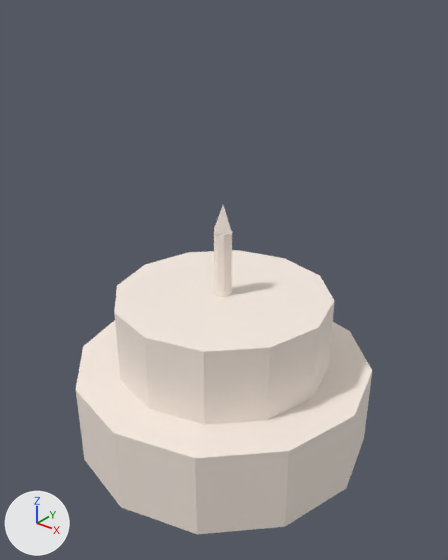
The glTF model public/studio/v2.15.0/d_cake/model.glb, before and after one commit.
Rendered twice from a camera (50 mm lens) standing at (3.15, -3.93, 4.07) and looking at (0.07, -0.07, 1.68). Every picture has the same lights, and +X, +Y and +Z are marked at lower left. The older version comes first. Where no turn or scale is listed for an object, it has been applied to the vertices.

The older version as bpy lines, for what is in view:
```python
me_geometry_0 = bpy.data.meshes.new('geometry_0')
me_geometry_0.from_pydata(...)  # a 12-sided cylinder along z spanning x -1.4..1.4, y -1.4..1.4, z 0.0..0.8
me_geometry_0.materials.append(mat_defaultmaterial)
me_geometry_1 = bpy.data.meshes.new('geometry_1')
me_geometry_1.from_pydata(...)  # a 12-sided cylinder along z spanning x -1.0..1.0, y -1.0..1.0, z 0.8..1.5
me_geometry_1.materials.append(mat_defaultmaterial_001)
me_geometry_2 = bpy.data.meshes.new('geometry_2')
me_geometry_2.from_pydata(...)  # an 8-sided cylinder along z spanning x -0.08..0.08, y -0.08..0.08, z 1.5..2.1
me_geometry_2.materials.append(mat_defaultmaterial_002)
ob_part0 = bpy.data.objects.new('part0', me_geometry_0)
ob_part0.location = (0.0, 0.0, 0.0)
ob_part1 = bpy.data.objects.new('part1', me_geometry_1)
ob_part1.location = (0.0, 0.0, 0.0)
ob_part2 = bpy.data.objects.new('part2', me_geometry_2)
ob_part2.location = (0.0, 0.0, 0.0)
```
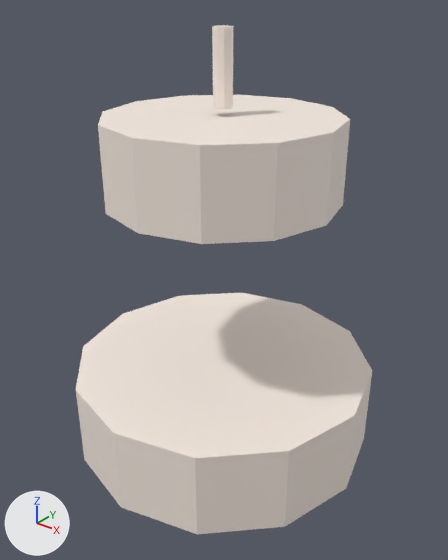
The change, as JSON lines over the scene's bpy script:
```json
{"block": "me_geometry_1", "where": "# used by ob_part1; location = (0.0, 0.0, 0.0)"}
{"op": "remove", "block": "me_geometry_1", "code": "me_geometry_1.from_pydata(...)  # 26 vertices, 48 faces; spans x -1.0..1.0, y -1.0..1.0, z 0.8..1.5"}
{"op": "add", "block": "me_geometry_1", "code": "me_geometry_1.from_pydata(...)  # 26 vertices, 48 faces; spans x -1.0..1.0, y -1.0..1.0, z 2.39..3.09"}
{"block": "me_geometry_1", "change": "me_geometry_1 part 1: the whole mesh is moved by (0.0, 0.0, 1.59)"}
{"block": "me_geometry_2", "where": "# used by ob_part2; location = (0.0, 0.0, 0.0)"}
{"op": "remove", "block": "me_geometry_2", "code": "me_geometry_2.from_pydata(...)  # 18 vertices, 32 faces; spans x -0.08..0.08, y -0.08..0.08, z 1.5..2.1"}
{"op": "add", "block": "me_geometry_2", "code": "me_geometry_2.from_pydata(...)  # 18 vertices, 32 faces; spans x -0.08..0.08, y -0.08..0.08, z 3.15..3.75"}
{"block": "me_geometry_2", "change": "me_geometry_2 part 2: the whole mesh is moved by (0.0, 0.0, 1.65)"}
```

Where the change shows, as pixel boxes [x1, y1, x2, y2] in the pictures (448 x 560 px):
```json
{"object": "part1", "change": "moved", "before": [114, 250, 334, 425], "after": [98, 95, 350, 244]}
{"object": "part2", "change": "moved", "before": [214, 230, 232, 297], "after": [212, 25, 234, 109]}
```
